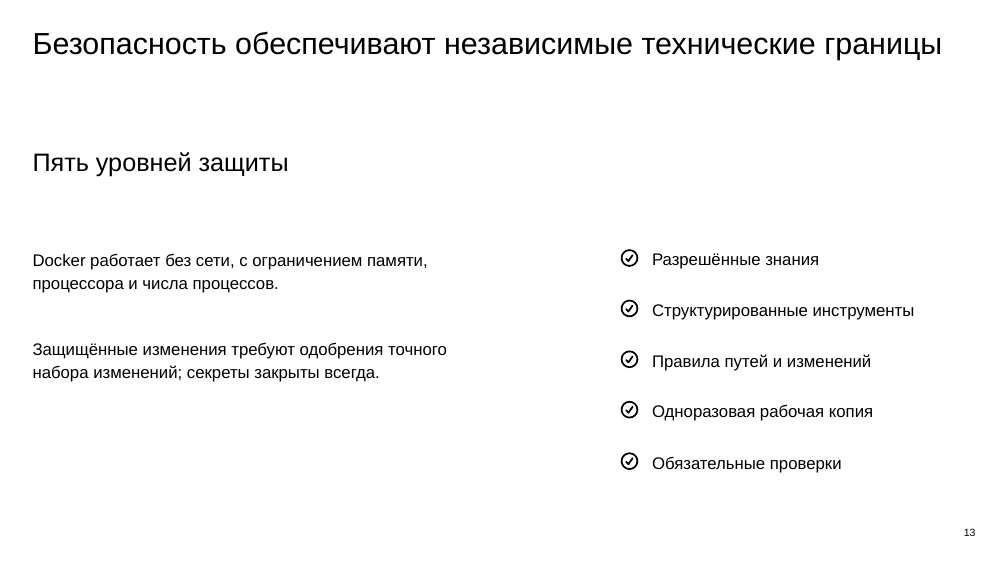
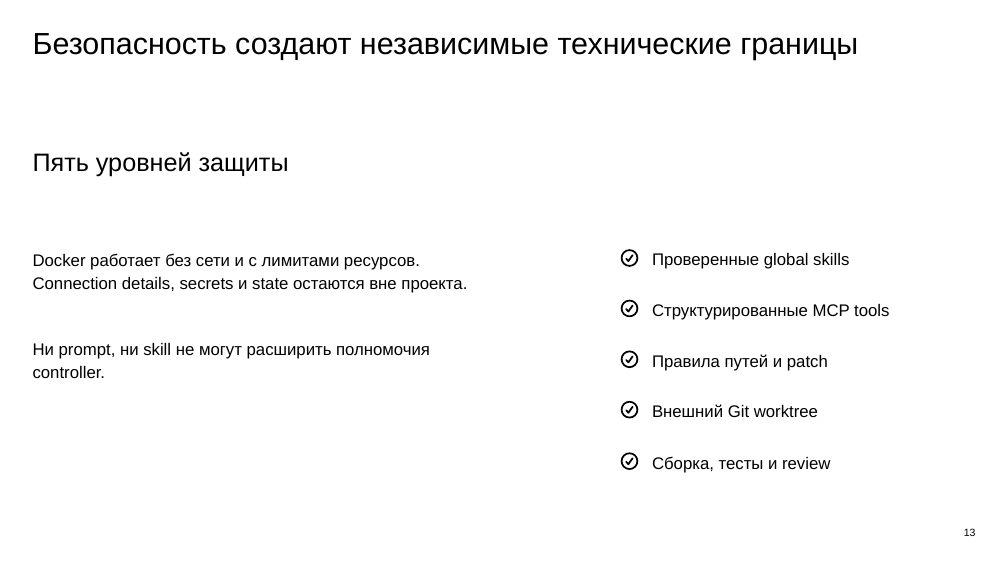
Before and after one commit to Vlodzimej/iona, a slide deck: slide 13 of docs/presentation/ionic-llm-harness-overview.pptx. Drawn at 1008x567 pixels with LibreOffice and Linux fonts; fonts in the diff are those of the drawing. Boxes give left, top, right and bottom in pixels: in the first picture for what was removed or moved away, otherwise in the second. Text is boxed around its words. In the diff, an @@ line names an element or a change of style, - is before the commit and + after.

```diff
--- a/docs/presentation/ionic-llm-harness-overview.pptx
+++ b/docs/presentation/ionic-llm-harness-overview.pptx
@@ text at (x1=33, y1=33, x2=858, y2=60): text changed @@
-Безопасность обеспечивают независимые технические границы
+Безопасность создают независимые технические границы
@@ text at (x1=33, y1=253, x2=467, y2=378): text changed @@
-Docker работает без сети, с ограничением памяти, процессора и числа процессов.
-Защищённые изменения требуют одобрения точного набора изменений; секреты закрыты всегда.
+Docker работает без сети и с лимитами ресурсов. Connection details, secrets и state остаются вне проекта.
+Ни prompt, ни skill не могут расширить полномочия controller.
@@ text at (x1=652, y1=253, x2=849, y2=269): text changed @@
-Разрешённые знания
+Проверенные global skills
@@ text at (x1=652, y1=304, x2=889, y2=320): text changed @@
-Структурированные инструменты
+Структурированные MCP tools
@@ text at (x1=652, y1=354, x2=828, y2=371): text changed @@
-Правила путей и изменений
+Правила путей и patch
@@ text at (x1=652, y1=404, x2=818, y2=417): text changed @@
-Одноразовая рабочая копия
+Внешний Git worktree
@@ text at (x1=652, y1=456, x2=830, y2=473): text changed @@
-Обязательные проверки
+Сборка, тесты и review
```
Also in this commit, not shown: 9 other slides changed, 5 slides added, 5 slides removed, 36 other files.
